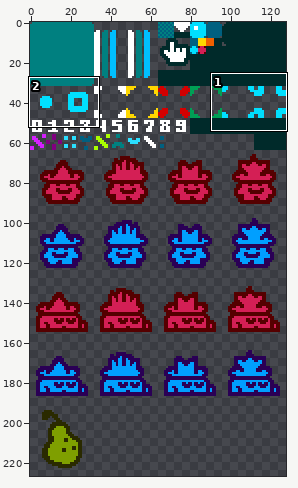
One commit to this sprite sheet: static/png/atlas.png. The picture above shows the old version from afar; the outline marks the close-up.
Close-up. Old version:
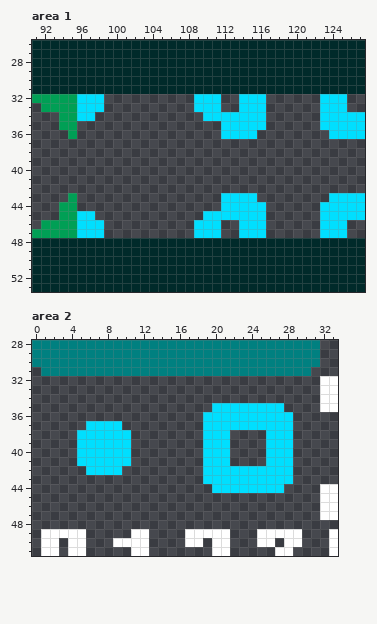
The file is 128x256 pixels. Shown: area 1: x 91..127, y 26..53; area 2: x 0..33, y 28..51. The wide view leaves out empty margins.
Once edited:
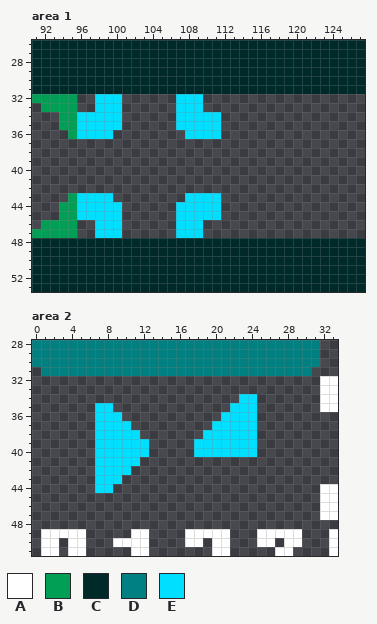
Palette (. is transparent): A #ffffff  B #009f55  C #002a2a  D #008080  E #00dfff
Change:
--- area 1
@@ x 91..127 @@
 31 CCCCCCCCCCCCCCCCCCCCCCCCCCCCCCCCCCCCC
-32 BBBBBEEE..........EEE..EEE......EEE..
-33 .BBBBEEE..........EEE..EEE......EEE..
-34 ...BBEE............EEEEEEE......EEEEE
-35 ...BB................EEEEE......EEEEE
-36 ....B................EEEE........EEEE
+32 BBBBB..EEE......EEE..................
+33 .BBBB..EEE......EEE..................
+34 ...BBEEEEE......EEEEE................
+35 ...BBEEEEE......EEEEE................
+36 ....BEEEE........EEEE................
 37 .....................................
@@ x 91..127 @@
 42 .....................................
-43 ....B................EEEE........EEEE
-44 ...BB................EEEEE......EEEEE
-45 ...BBEE............EEEEEEE......EEEEE
-46 .BBBBEEE..........EEE..EEE......EEE..
-47 BBBBBEEE..........EEE..EEE......EEE..
+43 ....BEEEE........EEEE................
+44 ...BBEEEEE......EEEEE................
+45 ...BBEEEEE......EEEEE................
+46 .BBBB..EEE......EEE..................
+47 BBBBB..EEE......EEE..................
 48 CCCCCCCCCCCCCCCCCCCCCCCCCCCCCCCCCCCCC
--- area 2
@@ x 0..33 @@
 33 ................................AA
-34 ................................AA
-35 ....................EEEEEEEE....AA
-36 ...................EEEEEEEEEE.....
-37 ......EEEE.........EEEEEEEEEE.....
-38 .....EEEEEE........EEE....EEE.....
-39 .....EEEEEE........EEE....EEE.....
-40 .....EEEEEE........EEE....EEE.....
-41 .....EEEEEE........EEE....EEE.....
-42 ......EEEE.........EEEEEEEEEE.....
-43 ...................EEEEEEEEEE.....
-44 ....................EEEEEEEE....AA
+34 .......................EE.......AA
+35 .......EE.............EEE.......AA
+36 .......EEE...........EEEE.........
+37 .......EEEE.........EEEEE.........
+38 .......EEEEE.......EEEEEE.........
+39 .......EEEEEE.....EEEEEEE.........
+40 .......EEEEEE.....EEEEEEE.........
+41 .......EEEEE......................
+42 .......EEEE.......................
+43 .......EEE........................
+44 .......EE.......................AA
 45 ................................AA
Changed places in both close-ups, as pixel boxes (x1, y1, x2, y2):
changed: (77, 94, 122, 139)
changed: (176, 94, 266, 139)
erased: (320, 94, 365, 139)
changed: (77, 193, 122, 238)
changed: (176, 193, 266, 238)
erased: (320, 193, 365, 238)
changed: (194, 394, 293, 493)
changed: (77, 403, 149, 493)
